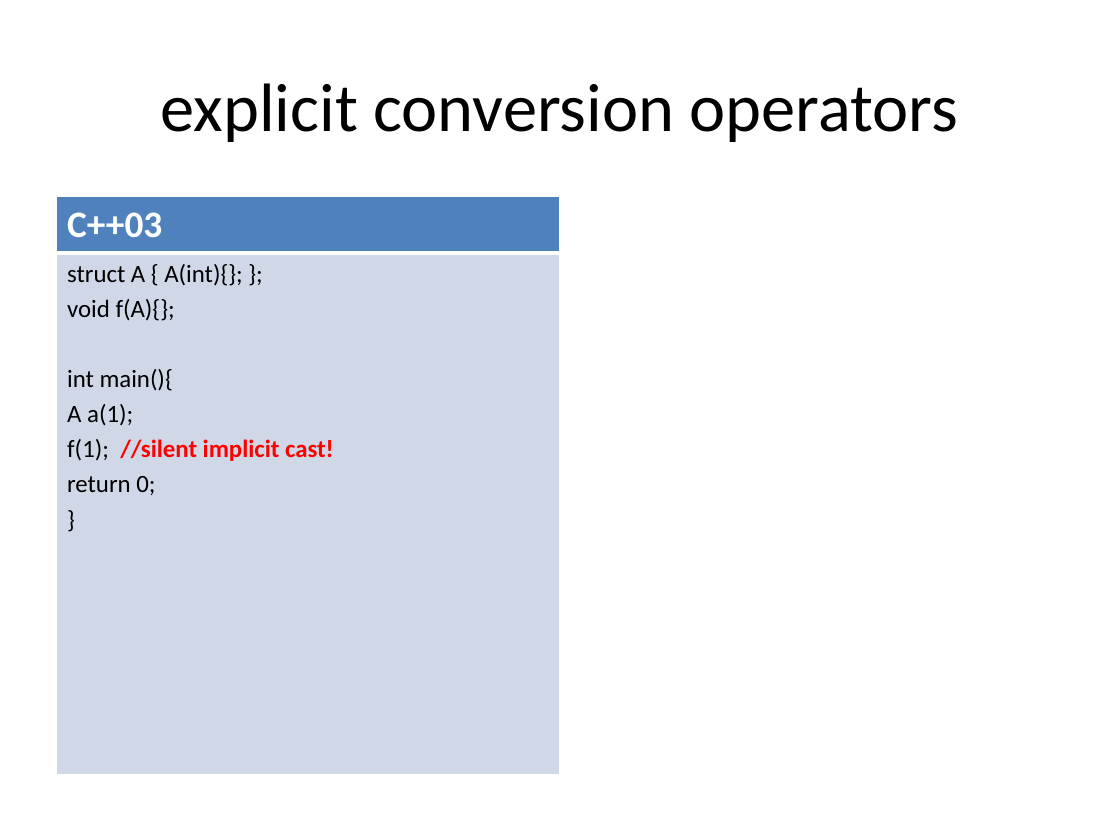
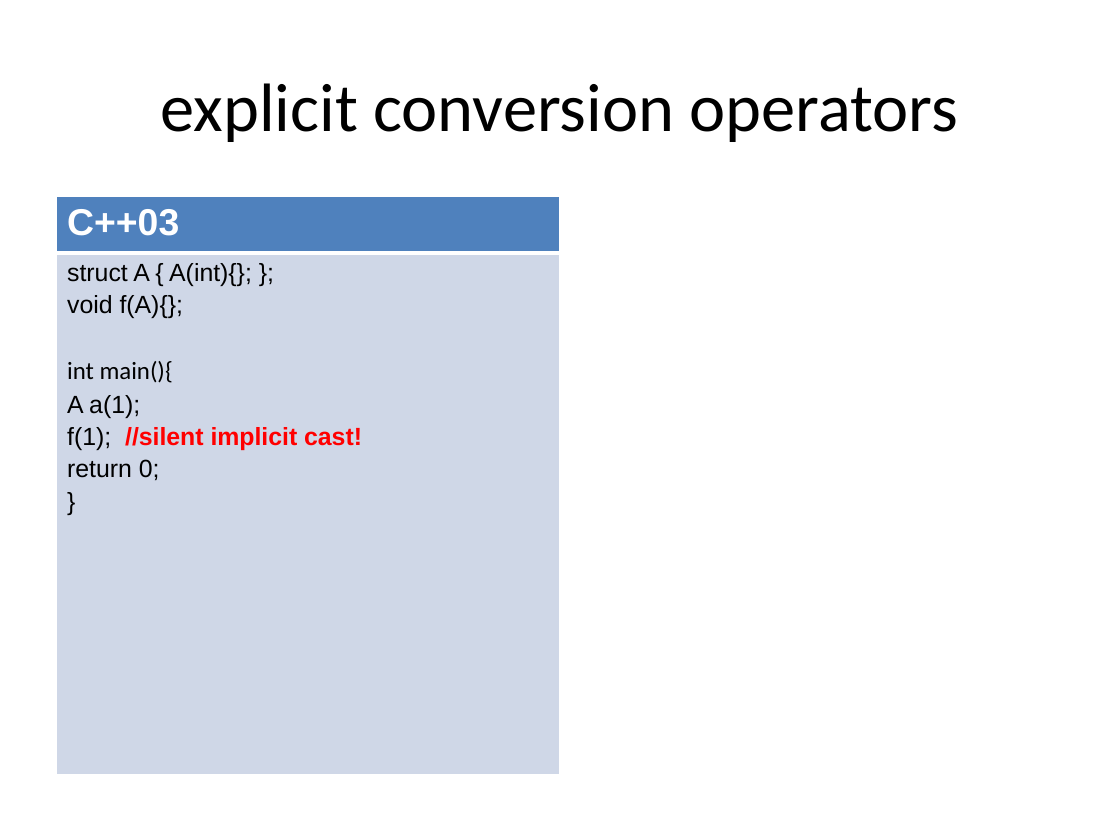
Before and after one commit to xtofl/cpp11training, a slide deck: slide 18 of slides/1.coreextensions-c11-121213071023-phpapp02-reordered.pptx (slide 14 before the commit). Drawn at 1120x840 pixels with LibreOffice and Linux fonts; fonts in the diff are those of the drawing. Boxes give left, top, right and bottom in pixels: in the first picture for what was removed or moved away, otherwise in the second. Text is boxed around its words. In the diff, an @@ line names an element or a change of style, - is before the commit and + after.

```diff
--- a/slides/1.coreextensions-c11-121213071023-phpapp02-reordered.pptx
+++ b/slides/1.coreextensions-c11-121213071023-phpapp02-reordered.pptx
@@ table at bbox=[56, 196, 560, 563] @@
@@ fill #D0D8E8 to #CFD7E7 in row 2, column 1 @@
@@ font Calibri to Arial in "C++03", "struct A { A(int){}; };", "void f(A){};", "A a(1);" and 3 more places @@
@@ less space between paragraphs @@
```
Also in this commit, not shown: 46 other slides changed, 5 slides added, 5 slides removed, 1 other file.
